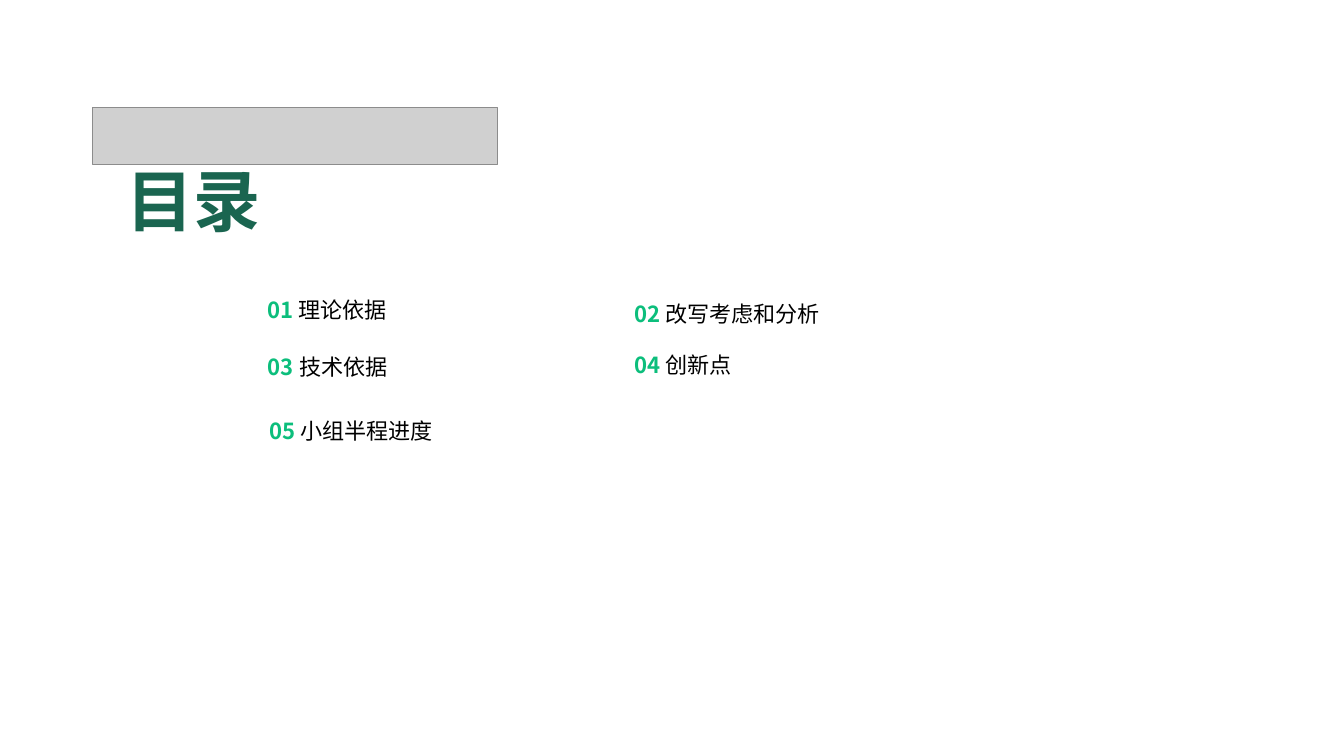
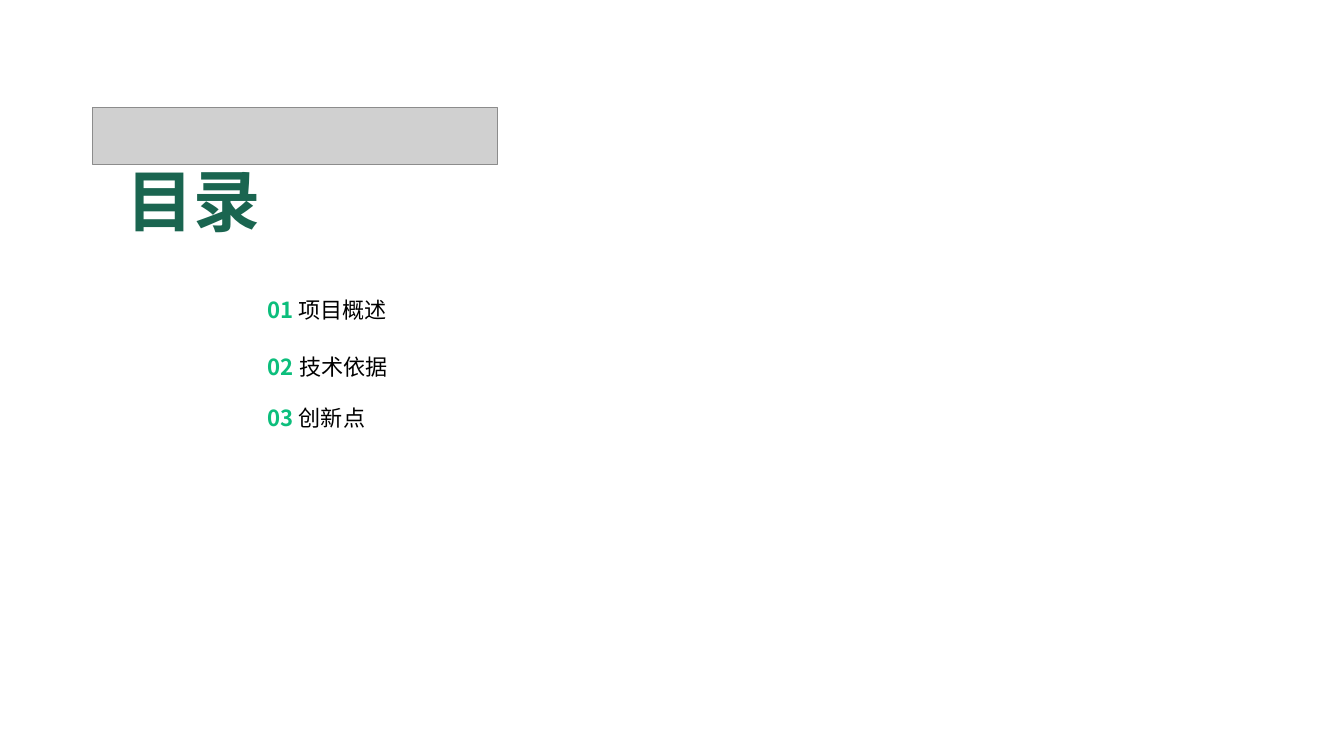
Before and after one commit to OSH-2024/Rage_of_dUST, a slide deck: slide 2 of docs/mid_term/Rage_of_dUST_midterm_report.pptx. Drawn at 1344x756 pixels with LibreOffice and Linux fonts; fonts in the diff are those of the drawing; grey boxes stand for pictures; background and template pictures are left out. Boxes give left, top, right and bottom in pixels: in the first picture for what was removed or moved away, otherwise in the second. Text is boxed around its words. In the diff, an @@ line names an element or a change of style, - is before the commit and + after.

```diff
--- a/docs/mid_term/Rage_of_dUST_midterm_report.pptx
+++ b/docs/mid_term/Rage_of_dUST_midterm_report.pptx
@@ text at [268,299,387,320]: text changed @@
-01 理论依据
+01 项目概述
@@ text removed at [634,303,820,324] @@
-02 改写考虑和分析
@@ text at [268,356,387,377]: text changed @@
-03 技术依据
+02 技术依据
@@ text at [268,407,365,428]: text changed @@
-04 创新点
+03 创新点
@@ text removed at [269,420,433,441] @@
-05 小组半程进度
```
Also in this commit, not shown: 8 other slides changed, 5 slides added, 5 slides removed, 10 other files.
